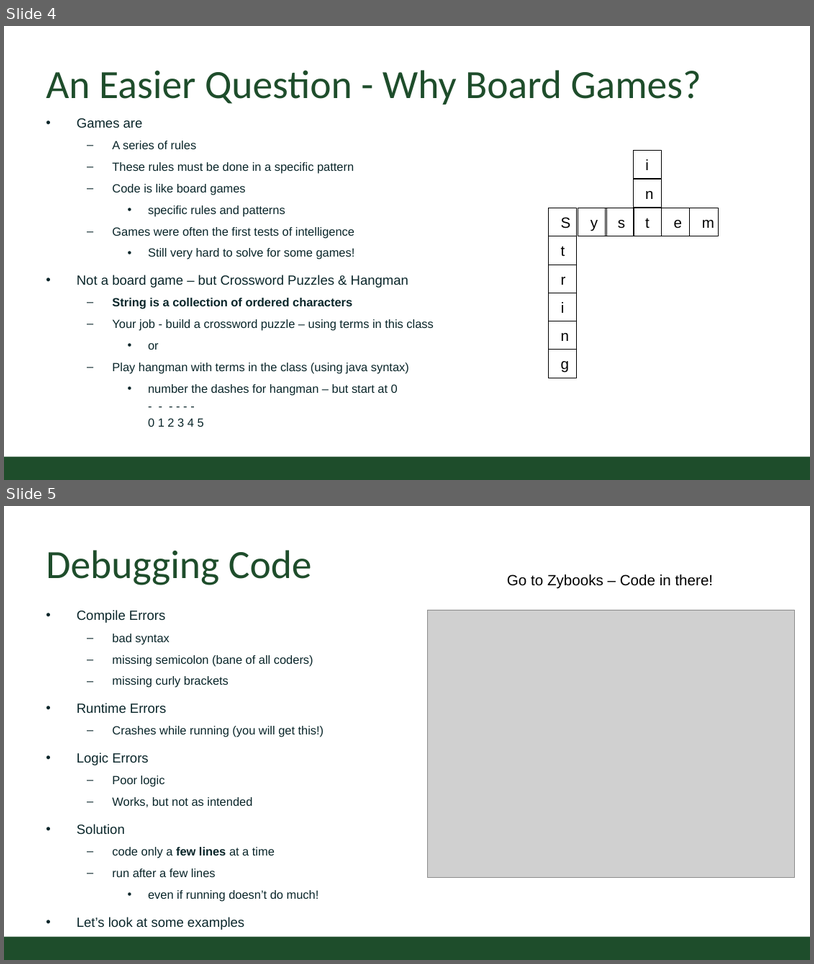
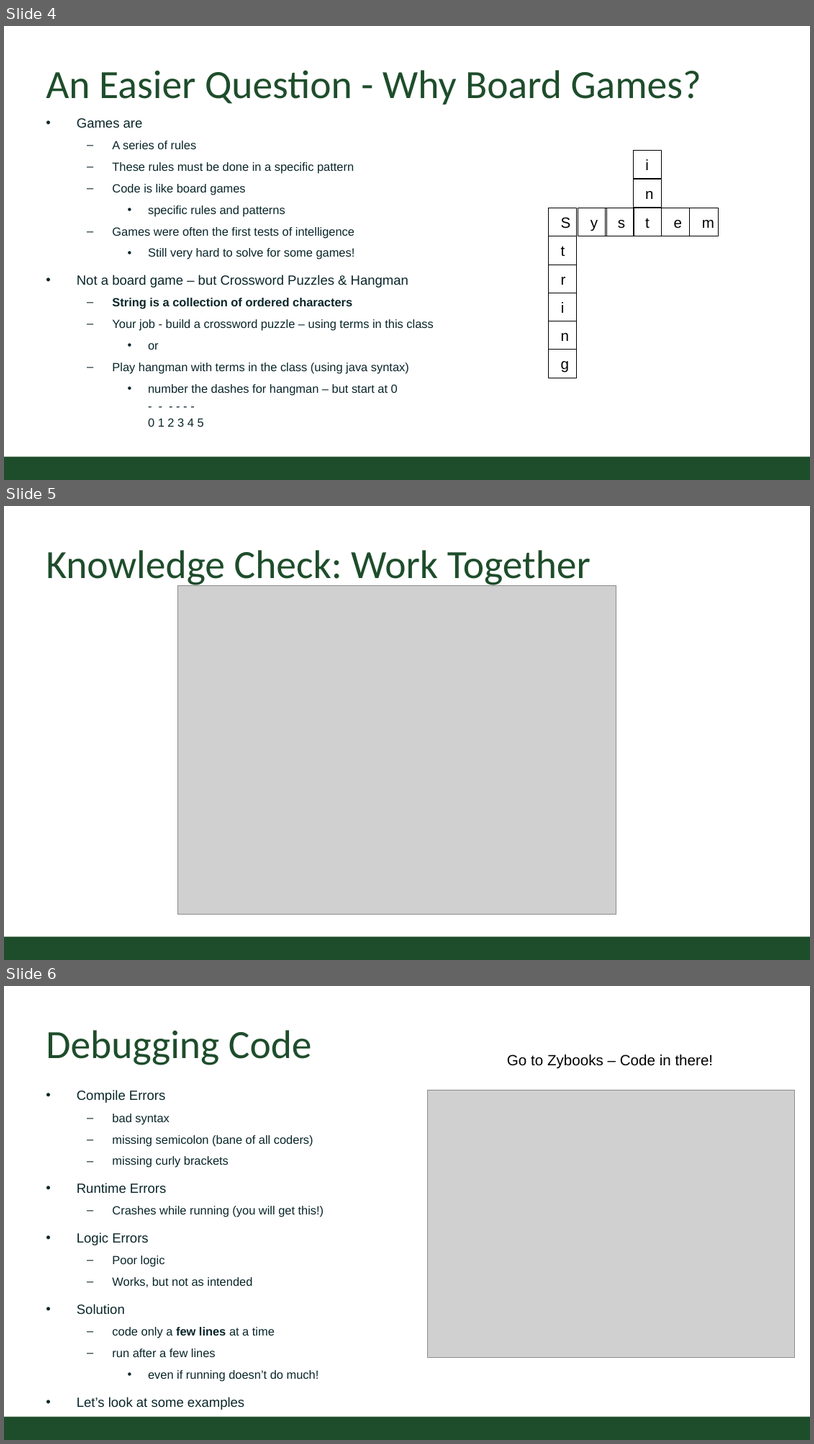
Before and after one commit to CSU-CS150/handouts, a slide deck: helpsessions/week2/strings.pptx. Shown one above the other, each under a label of ours: slides 4 and 5 before the commit, slides 4, 5 and 6 after it. The pictures are 814x964 and 814x1444 pixels, drawn with LibreOffice and Linux fonts; fonts in the diff are those of the drawing; grey boxes stand for pictures; background and template pictures are left out. Boxes give left, top, right and bottom in pixels: in the first picture for what was removed or moved away, otherwise in the second. Text is boxed around its words. In the diff, an @@ line names an element or a change of style, - is before the commit and + after.

Commit message:
updated last slide, added knowledge check slide

```diff
--- a/helpsessions/week2/strings.pptx
+++ b/helpsessions/week2/strings.pptx
@@ slide 5 added at (4, 506, 810, 960), background #FFFFFF; not listed: 1 template element that a slide beside it also shows @@
@@ title added at (46, 550, 591, 587), 54 pt, text #1E4D2B @@
+Knowledge Check: Work Together
@@ picture added at (178, 585, 616, 914) @@
@@ what was slide 5 is now slide 6 @@
```
